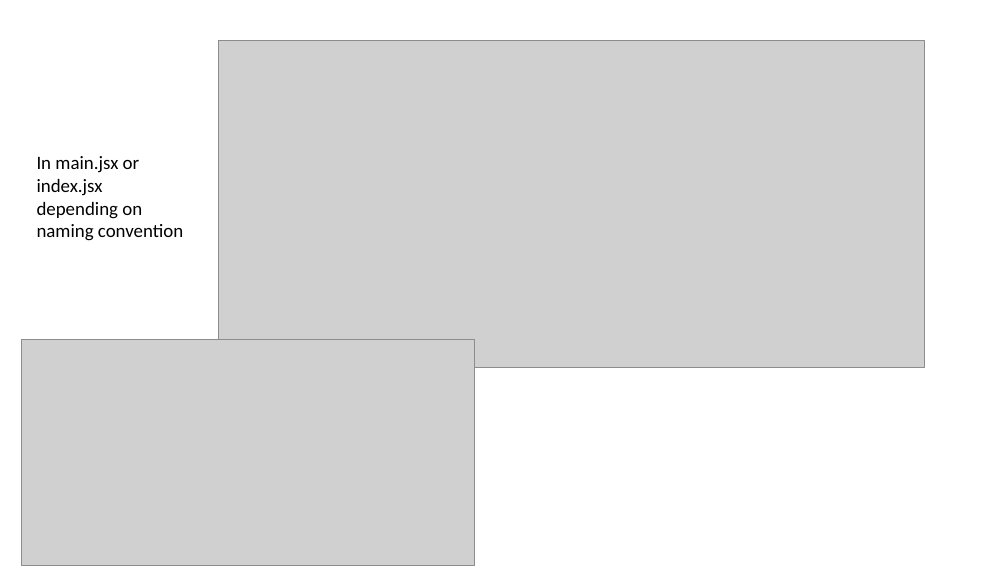
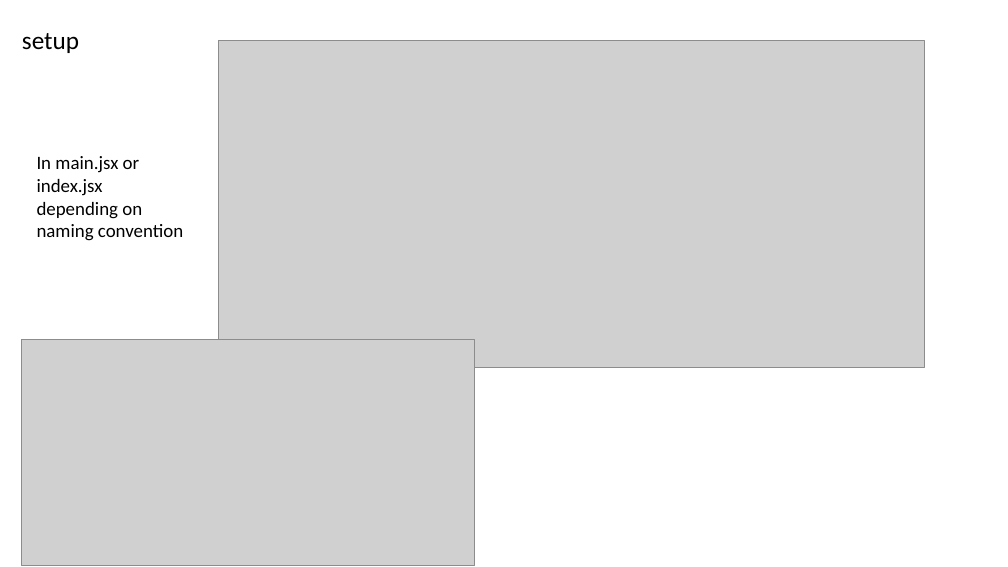
Before and after one commit to engineergrowth/Helpful-Stuff, a slide deck: slide 4 of redux.pptx. Drawn at 1008x567 pixels with LibreOffice and Linux fonts; fonts in the diff are those of the drawing; grey boxes stand for pictures. Boxes give left, top, right and bottom in pixels: in the first picture for what was removed or moved away, otherwise in the second. Text is boxed around its words. In the diff, an @@ line names an element or a change of style, - is before the commit and + after.

```diff
--- a/redux.pptx
+++ b/redux.pptx
@@ text added at <box>22,33,79,53</box>, 24 pt, text #000000 @@
+setup
```
Also in this commit, not shown: 1 slide added, 6 slides removed.
